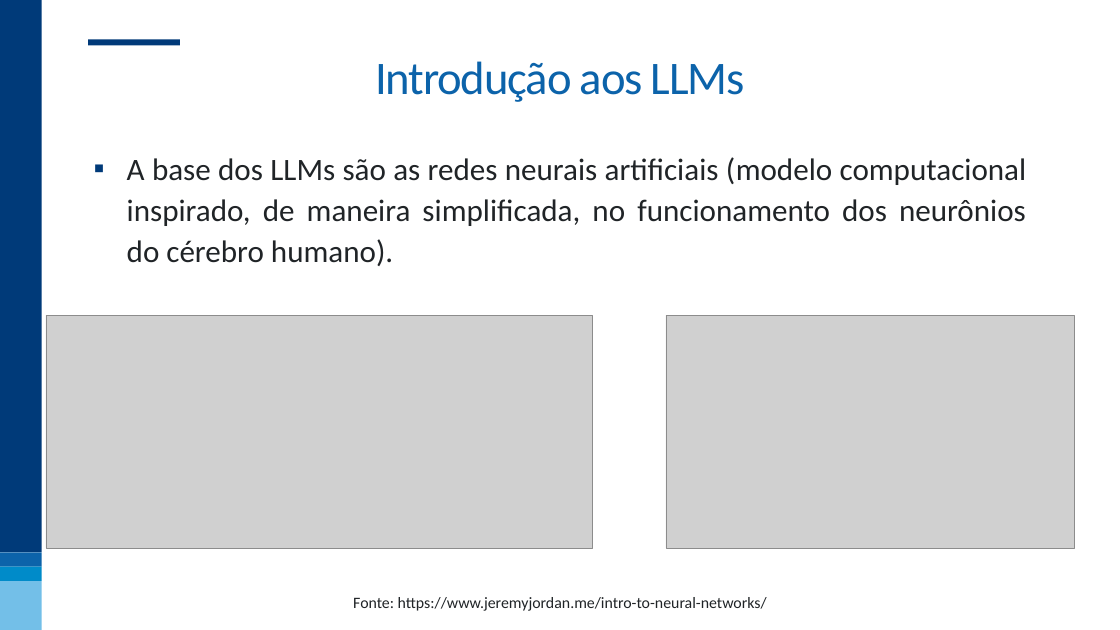
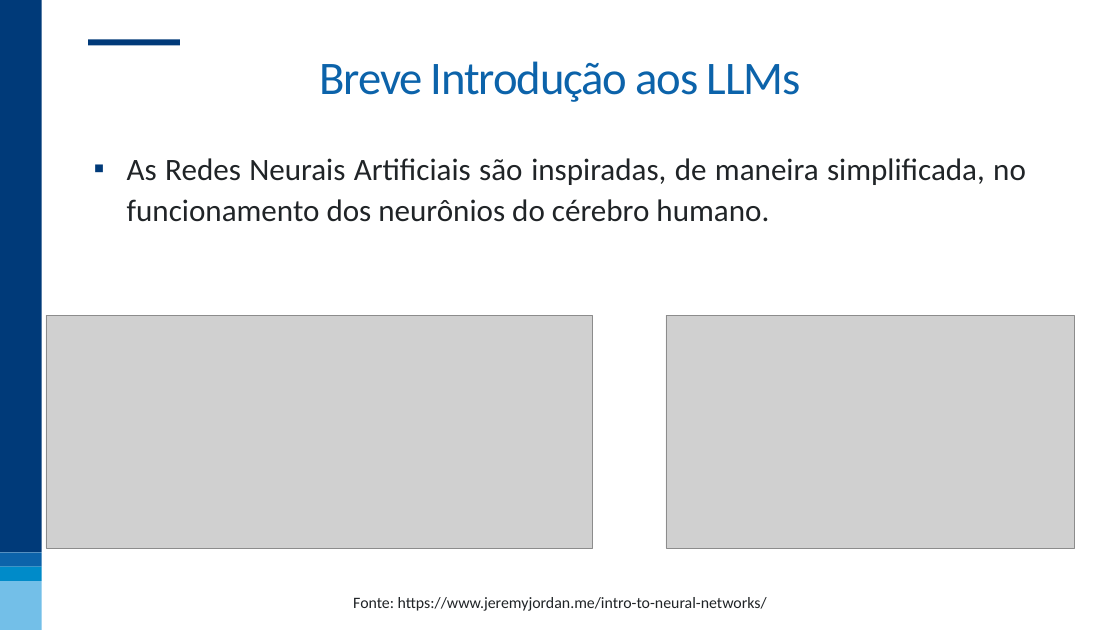
Before and after one commit to nogueira-cavalcante/fgv, a slide deck: slide 5 of MLOps e Versionamento/apresentações/02 - LLMOps e Versionamento.pptx. Drawn at 1120x630 pixels with LibreOffice and Linux fonts; fonts in the diff are those of the drawing; grey boxes stand for pictures; background and template pictures are left out. Boxes give left, top, right and bottom in pixels: in the first picture for what was removed or moved away, otherwise in the second. Text is boxed around its words. In the diff, an @@ line names an element or a change of style, - is before the commit and + after.

```diff
--- a/MLOps e Versionamento/apresentações/02 - LLMOps e Versionamento.pptx
+++ b/MLOps e Versionamento/apresentações/02 - LLMOps e Versionamento.pptx
@@ title at box(319, 61, 801, 102): text changed @@
-Introdução aos LLMs
+Breve Introdução aos LLMs
@@ text at box(127, 158, 1026, 222): text changed @@
-▪ A base dos LLMs são as redes neurais artificiais (modelo computacional inspirado, de maneira simplificada, no funcionamento dos neurônios do cérebro humano).
+▪ As Redes Neurais Artificiais são inspiradas, de maneira simplificada, no funcionamento dos neurônios do cérebro humano.
```
Also in this commit, not shown: 24 other slides changed.
